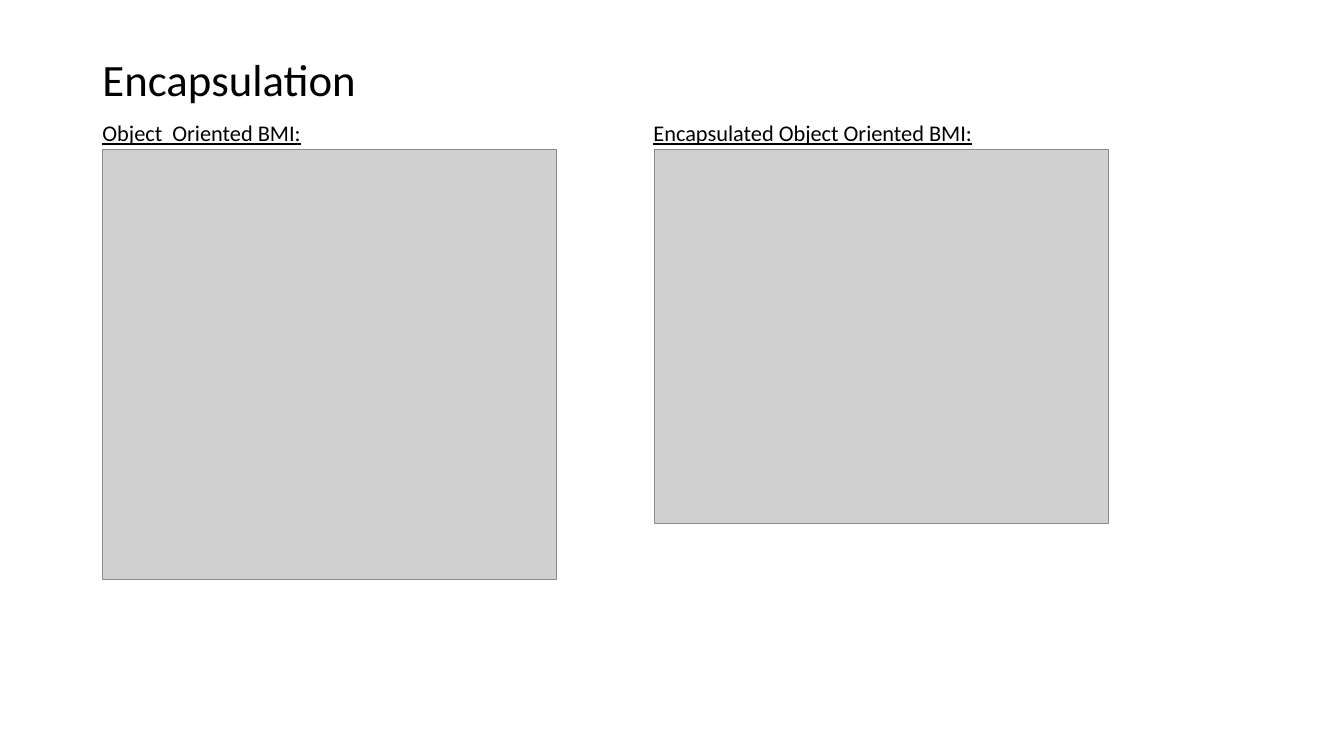
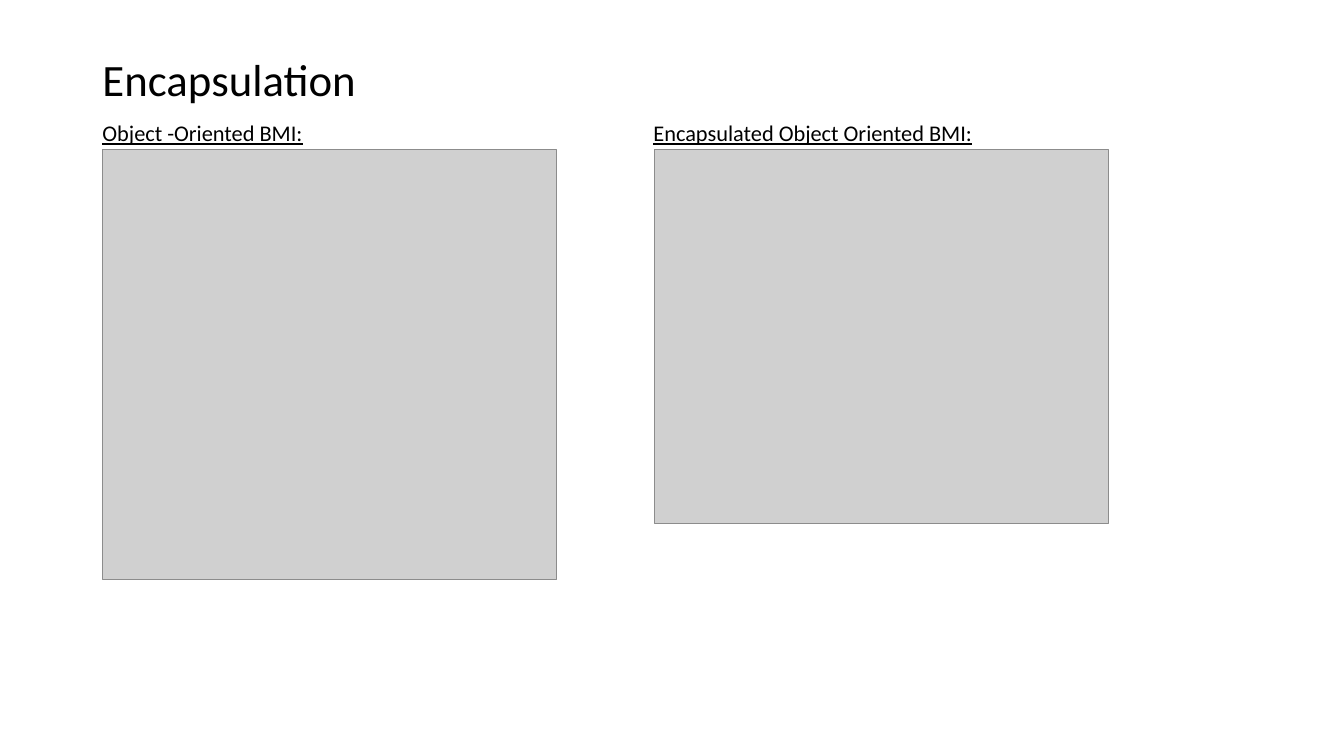
Before and after one commit to EricJPogue/www-epogue-info, a slide deck: slide 17 of CPSC-24500/Week01/2016SpringW01Slides.pptx (slide 13 before the commit). Drawn at 1344x756 pixels with LibreOffice and Linux fonts; fonts in the diff are those of the drawing; grey boxes stand for pictures. Boxes give left, top, right and bottom in pixels: in the first picture for what was removed or moved away, otherwise in the second. Text is boxed around its words. In the diff, an @@ line names an element or a change of style, - is before the commit and + after.

```diff
--- a/CPSC-24500/Week01/2016SpringW01Slides.pptx
+++ b/CPSC-24500/Week01/2016SpringW01Slides.pptx
@@ text at [102,125,303,145]: text changed @@
-Object Oriented BMI:
+Object -Oriented BMI:
```
Also in this commit, not shown: 16 other slides changed, 16 slides added, 2 slides removed, 5 other files.
